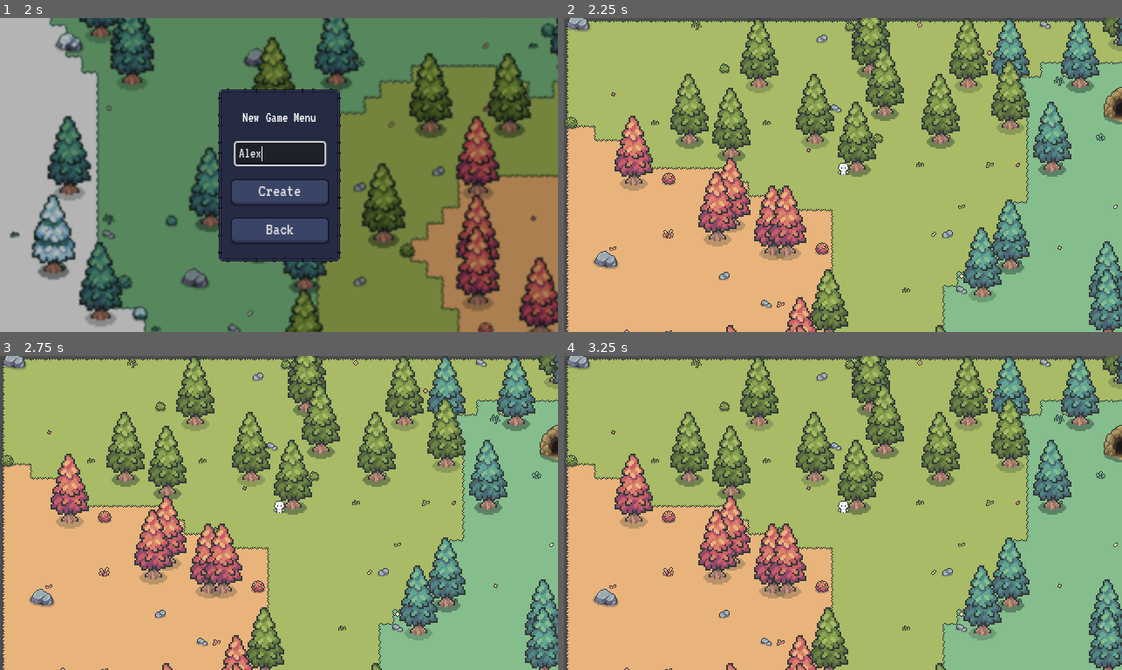
Above: before the commit, frames 1-4 (two rows, left to right).
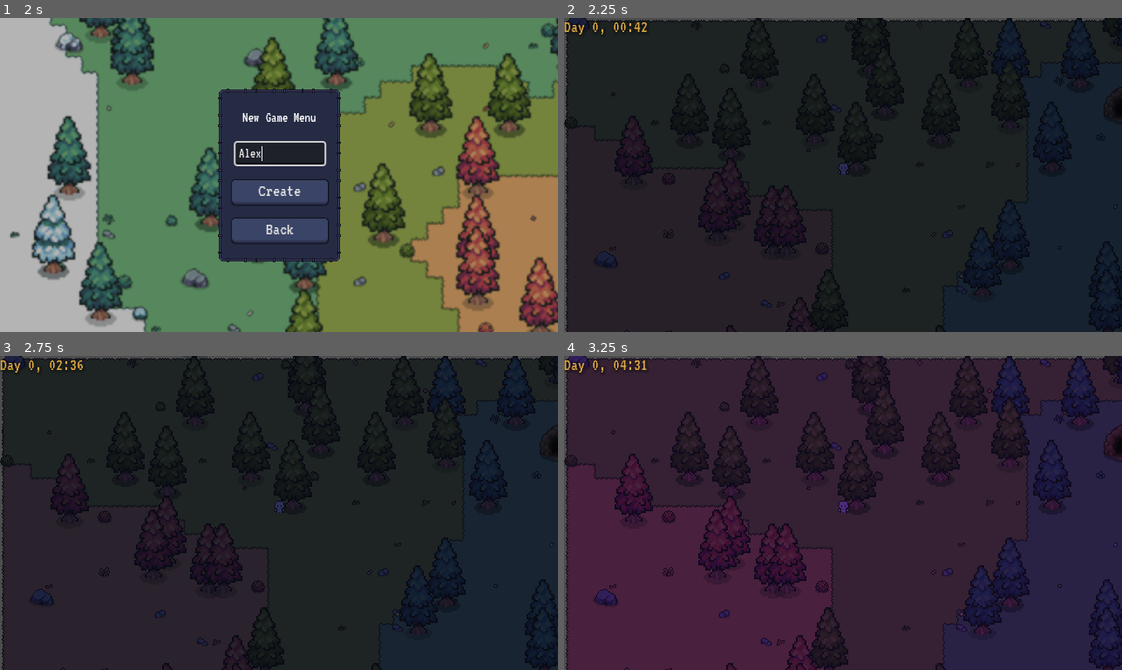
Above: after the commit, the same moments.

Repository: Malekitos/escape-protocol
Game: Godot game, scene res://Scenes/Menu_Scenes/menu.tscn
Same seed, same stepped clock (60 frames per second), same inputs: the game is played once before the commit and once after it.
Inputs (mouse positions are in pixels of both pictures, inside the frame that each line leads up to):
- Up to frame 1 (2 s): click "New Game" at 0.5 s; click (279, 153) at 1.27 s; type "Alex" at 1.35 s
- Up to frame 2 (2.25 s): click "Create" at 2 s
- Up to frame 3 (2.75 s): no input
- Up to frame 4 (3.25 s): tap Enter at 2.75 s; drag from (575, 359) to (608, 597) at 2.77 s

Frame 1 is identical in both runs. In frame 2, 99% of the frame differs, in the area x 0-100%, y 0-100%; in frame 3, 99%; in frame 4, 99%.

Commit message:
Day and Night

Diff:
--- /dev/null
+++ b/Assets/daynightcycle-gradient-texture.tres
@@ -0,0 +1,10 @@
+[gd_resource type="GradientTexture1D" load_steps=2 format=3 uid="uid://bkpc1kjm4t2xn"]
+
+[sub_resource type="Gradient" id="Gradient_faefq"]
+interpolation_mode = 2
+offsets = PackedFloat32Array(0, 0.208301, 0.379708, 0.5196, 0.599539, 0.678709, 1)
+colors = PackedColorArray(0.169088, 0.18037, 0.333017, 1, 0.215204, 0.199866, 0.394424, 1, 0.428431, 0.193332, 0.564388, 1, 0.953258, 0.459474, 0.668641, 1, 1, 0.594559, 0.609267, 1, 1.00198, 0.870214, 0.866891, 1, 1, 1, 1, 1)
+
+[resource]
+gradient = SubResource("Gradient_faefq")
+width = 2048
--- /dev/null
+++ b/Scenes/Menu_Scenes/daynightcycle_ui.tscn
@@ -0,0 +1,109 @@
+[gd_scene load_steps=10 format=3 uid="uid://b4mitotcubsj0"]
+
+[ext_resource type="Shader" uid="uid://7i8bj7u6vcv2" path="res://assets/pixelperfect.gdshader" id="1_5i3u0"]
+[ext_resource type="Script" uid="uid://oagcme6p2tu1" path="res://day-night-cycle/demo/ui/daynightcycle_ui.gd" id="2_8tcnw"]
+[ext_resource type="Texture2D" uid="uid://b435cqm35cj4u" path="res://assets/daynightcycle-ui.png" id="3_nf8nd"]
+[ext_resource type="FontFile" uid="uid://dt6jbuskqvs7g" path="res://assets/fonts/pixelmix/pixelmix.ttf" id="4_xbu5t"]
+
+[sub_resource type="ShaderMaterial" id="ShaderMaterial_qhbnj"]
+shader = ExtResource("1_5i3u0")
+
+[sub_resource type="ShaderMaterial" id="ShaderMaterial_8xwu1"]
+shader = ExtResource("1_5i3u0")
+
+[sub_resource type="AtlasTexture" id="AtlasTexture_5isbm"]
+atlas = ExtResource("3_nf8nd")
+region = Rect2(1, 1, 73, 43)
+
+[sub_resource type="ShaderMaterial" id="ShaderMaterial_14tbr"]
+shader = ExtResource("1_5i3u0")
+
+[sub_resource type="AtlasTexture" id="AtlasTexture_ucvpk"]
+atlas = ExtResource("3_nf8nd")
+region = Rect2(2, 47, 16, 5)
+
+[node name="DayNightCycleUI" type="Control"]
+material = SubResource("ShaderMaterial_qhbnj")
+layout_mode = 3
+anchors_preset = 15
+anchor_right = 1.0
+anchor_bottom = 1.0
+grow_horizontal = 2
+grow_vertical = 2
+script = ExtResource("2_8tcnw")
+
+[node name="TextureRect" type="TextureRect" parent="."]
+material = SubResource("ShaderMaterial_8xwu1")
+layout_mode = 0
+offset_right = 73.0
+offset_bottom = 43.0
+texture = SubResource("AtlasTexture_5isbm")
+
+[node name="CenterContainerDay" type="CenterContainer" parent="."]
+layout_mode = 0
+offset_left = 4.0
+offset_top = 9.0
+offset_right = 50.0
+offset_bottom = 20.0
+
+[node name="DayLabelBackground" type="Label" parent="CenterContainerDay"]
+unique_name_in_owner = true
+layout_mode = 2
+theme_override_colors/font_color = Color(0.898039, 0.576471, 0.419608, 1)
+theme_override_fonts/font = ExtResource("4_xbu5t")
+theme_override_font_sizes/font_size = 8
+text = "Day 13"
+metadata/_edit_lock_ = true
+
+[node name="DayLabel" type="Label" parent="CenterContainerDay/DayLabelBackground"]
+unique_name_in_owner = true
+layout_mode = 2
+offset_top = -1.0
+offset_right = 33.0
+offset_bottom = 10.0
+theme_override_colors/font_color = Color(0.490196, 0.219608, 0.2, 1)
+theme_override_fonts/font = ExtResource("4_xbu5t")
+theme_override_font_sizes/font_size = 8
+text = "Day 13"
+metadata/_edit_lock_ = true
+
+[node name="CenterContainerTime" type="CenterContainer" parent="."]
+layout_mode = 0
+offset_left = 4.0
+offset_top = 29.0
+offset_right = 51.0
+offset_bottom = 40.0
+
+[node name="TimeLabelBackground" type="Label" parent="CenterContainerTime"]
+unique_name_in_owner = true
+layout_mode = 2
+theme_override_colors/font_color = Color(0.898039, 0.576471, 0.419608, 1)
+theme_override_fonts/font = ExtResource("4_xbu5t")
+theme_override_font_sizes/font_size = 8
+text = "12:00 am"
+metadata/_edit_lock_ = true
+
+[node name="TimeLabel" type="Label" parent="CenterContainerTime/TimeLabelBackground"]
+unique_name_in_owner = true
+layout_mode = 2
+offset_top = -1.0
+offset_right = 41.0
+offset_bottom = 10.0
+theme_override_colors/font_color = Color(0.490196, 0.219608, 0.2, 1)
+theme_override_fonts/font = ExtResource("4_xbu5t")
+theme_override_font_sizes/font_size = 8
+text = "12:00 am"
+metadata/_edit_lock_ = true
+
+[node name="Arrow" type="TextureRect" parent="."]
+unique_name_in_owner = true
+material = SubResource("ShaderMaterial_14tbr")
+layout_mode = 0
+offset_left = 51.0
+offset_top = 19.0
+offset_right = 91.0
+offset_bottom = 59.0
+rotation = -1.60047
+pivot_offset = Vector2(1, 2.5)
+texture = SubResource("AtlasTexture_ucvpk")
+stretch_mode = 2
--- a/Scenes/mine.tscn
+++ b/Scenes/mine.tscn
@@ -41,3 +41,6 @@
 position = Vector2(-62, -44)
 tile_map_data = PackedByteArray("AAAoAP3/AAAGAAEAAAAnAP3/AAAGAAEAAAAmAP3/AAAGAAEAAAAlAP3/AAAGAAEAAAAkAP3/AAAGAAEAAAAjAP …(57520 unchanged characters)…
 tile_set = ExtResource("1_qoe3o")
+
+[node name="CanvasModulate" type="CanvasModulate" parent="."]
+color = Color(0.533943, 0.361782, 0.361782, 1)
--- a/Scenes/proc_gen_world.tscn
+++ b/Scenes/proc_gen_world.tscn
@@ -1,6 +1,7 @@
-[gd_scene load_steps=8 format=3 uid="uid://bpm7b71cq8boh"]
+[gd_scene load_steps=10 format=3 uid="uid://bpm7b71cq8boh"]
 
 [ext_resource type="Script" uid="uid://c1oo5qwt35wci" path="res://Scripts/Generation_System/proc_gen_world.gd" id="1_ys06r"]
+[ext_resource type="Script" uid="uid://1sveywpi2txs" path="res://Scripts/daynightcycle.gd" id="2_ighaj"]
 [ext_resource type="TileSet" uid="uid://vod85kyfro86" path="res://tileSets/world.tres" id="2_it8ja"]
 [ext_resource type="TileSet" uid="uid://bpehb7vl424hv" path="res://tileSets/props.tres" id="4_ighaj"]
 
@@ -20,11 +21,32 @@
 bump_strength = 36.5
 noise = SubResource("FastNoiseLite_wcqkt")
 
+[sub_resource type="LabelSettings" id="LabelSettings_ighaj"]
+font_size = 20
+font_color = Color(0.859799, 0.652971, 0.254611, 1)
+shadow_size = 10
+shadow_color = Color(0, 0, 0, 0.176471)
+
 [node name="proc_gen_world" type="Node2D"]
 y_sort_enabled = true
 script = ExtResource("1_ys06r")
 noise_height_text = SubResource("NoiseTexture2D_nh36c")
 noise_tree_text = SubResource("NoiseTexture2D_qvt82")
+
+[node name="CanvasModulate" type="CanvasModulate" parent="."]
+color = Color(0.484128, 0.0141682, 0.00794352, 1)
+script = ExtResource("2_ighaj")
+
+[node name="CanvasLayer" type="CanvasLayer" parent="CanvasModulate"]
+
+[node name="time_label" type="Label" parent="CanvasModulate/CanvasLayer"]
+offset_right = 40.0
+offset_bottom = 17.0
+text = "Label
+"
+label_settings = SubResource("LabelSettings_ighaj")
+horizontal_alignment = 1
+vertical_alignment = 1
 
 [node name="fall_layer" type="TileMapLayer" parent="."]
 z_index = -1
--- /dev/null
+++ b/Scripts/daynightcycle.gd
@@ -0,0 +1,37 @@
+extends CanvasModulate
+
+@onready var sky_gradient: GradientTexture1D = preload("res://Assets/daynightcycle-gradient-texture.tres")
+@onready var time_label: Label = $CanvasLayer/time_label
+
+signal time_tick(day: int, hour: int, minute: int)
+
+var internal_time: float = 0.0
+var last_checked_minute: int = -1
+
+var current_day: int = 0
+var current_hour: int = 0
+var current_minute: int = 0
+
+const DAY_MINUTES = 1440
+const HOUR_MINUTES = 60
+const TIME_SCALE = TAU / DAY_MINUTES  # TAU = 2 * PI
+
+func _process(delta: float) -> void:
+	internal_time += delta
+	var normalized_time = (sin(internal_time - PI / 2.0) + 1.0) * 0.5
+	self.color = sky_gradient.gradient.sample(normalized_time)
+	_update_clock()
+
+func _update_clock() -> void:
+	var total_ingame_minutes = int(internal_time / TIME_SCALE)
+
+	current_day = total_ingame_minutes / DAY_MINUTES
+	var minutes_today = total_ingame_minutes % DAY_MINUTES
+
+	current_hour = minutes_today / HOUR_MINUTES
+	current_minute = minutes_today % HOUR_MINUTES
+
+	if last_checked_minute != current_minute:
+		last_checked_minute = current_minute
+		time_tick.emit(current_day, current_hour, current_minute)
+		time_label.text = "Day %d, %02d:%02d" % [current_day, current_hour, current_minute]
--- a/project.godot
+++ b/project.godot
@@ -30,6 +30,7 @@
 window/size/viewport_width=640
 window/size/viewport_height=360
 window/stretch/mode="canvas_items"
+window/vsync/vsync_mode=0
 
 [editor]
 
Not shown, added: Scripts/daynightcycle.gd.uid
